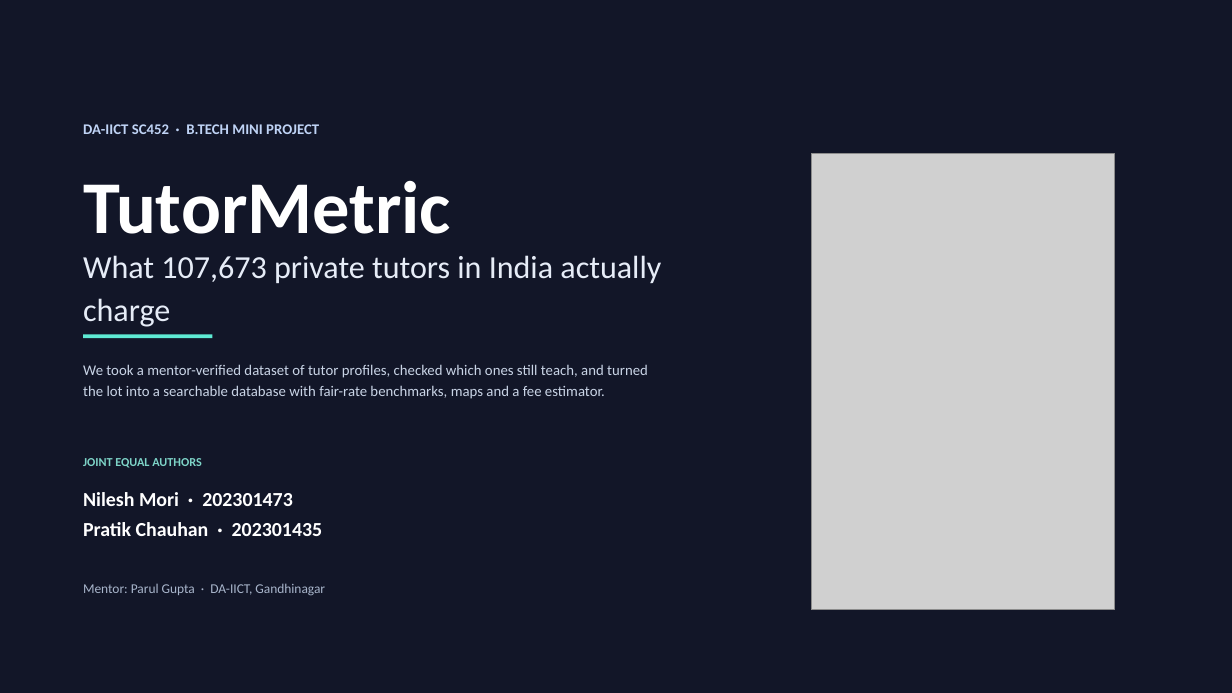
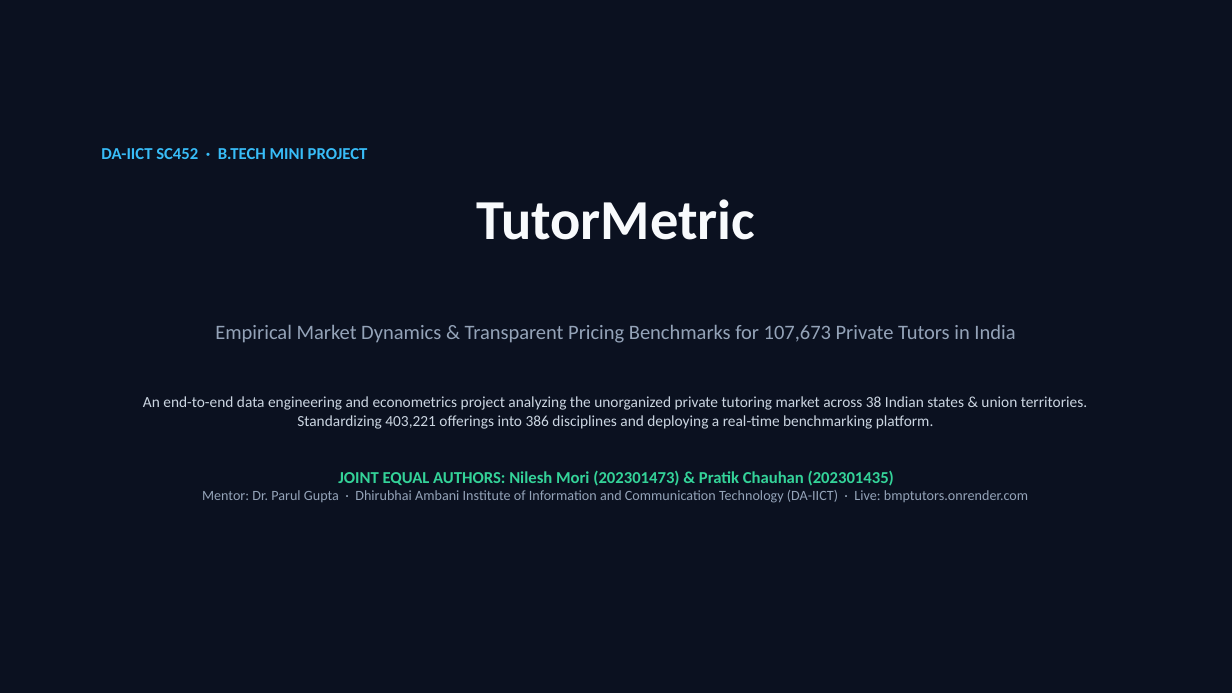
Before and after one commit to nilesh7757/BMPTUTORS, a slide deck: slide 1 of project_showcase_bundle/BMP_Tutors_Deck_Full.pptx. Drawn at 1232x693 pixels with LibreOffice and Linux fonts; fonts in the diff are those of the drawing; grey boxes stand for pictures; background and template pictures are left out; a plain dark background stands for a picture behind light text. Boxes give left, top, right and bottom in pixels: in the first picture for what was removed or moved away, otherwise in the second. Text is boxed around its words. In the diff, an @@ line names an element or a change of style, - is before the commit and + after.

```diff
--- a/project_showcase_bundle/BMP_Tutors_Deck_Full.pptx
+++ b/project_showcase_bundle/BMP_Tutors_Deck_Full.pptx
@@ background picture (left out) to #FFFFFF @@
@@ rectangle at (x1=0, y1=0, x2=1232, y2=693): fill #0B1028 at 76% opacity to #0B1120; shadow on @@
@@ text removed at (x1=83, y1=124, x2=319, y2=134) @@
-DA-IICT SC452 · B.TECH MINI PROJECT
@@ text added at (x1=101, y1=148, x2=1087, y2=503), 12 pt, text #CBD5E1 @@
+DA-IICT SC452 · B.TECH MINI PROJECT
+TutorMetric
+Empirical Market Dynamics & Transparent Pricing Benchmarks for 107,673 Private Tutors in India
+An end-to-end data engineering and econometrics project analyzing the unorganized private tutoring market across 38 Indian states & union territories. Standardizing 403,221 offerings into 386 disciplines and deploying a real-time benchmarking platform.
+JOINT EQUAL AUTHORS: Nilesh Mori (202301473) & Pratik Chauhan (202301435)
+Mentor: Dr. Parul Gupta · Dhirubhai Ambani Institute of Information and Communication Technology (DA-IICT) · Live: bmptutors.onrender.com
@@ picture removed at (x1=811, y1=153, x2=1115, y2=610) @@
@@ text removed at (x1=83, y1=181, x2=451, y2=234) @@
-TutorMetric
@@ text removed at (x1=83, y1=255, x2=661, y2=327) @@
-What 107,673 private tutors in India actually charge
@@ rectangle removed at (x1=83, y1=335, x2=213, y2=338) @@
@@ text removed at (x1=83, y1=364, x2=648, y2=399) @@
-We took a mentor-verified dataset of tutor profiles, checked which ones still teach, and turned the lot into a searchable database with fair-rate benchmarks, maps and a fee estimator.
@@ text removed at (x1=83, y1=458, x2=201, y2=468) @@
-JOINT EQUAL AUTHORS
@@ text removed at (x1=83, y1=492, x2=323, y2=536) @@
-Nilesh Mori · 202301473
-Pratik Chauhan · 202301435
@@ text removed at (x1=83, y1=583, x2=325, y2=596) @@
-Mentor: Parul Gupta · DA-IICT, Gandhinagar
```
Also in this commit, not shown: 16 slides added, 16 slides removed, 5 other files.
